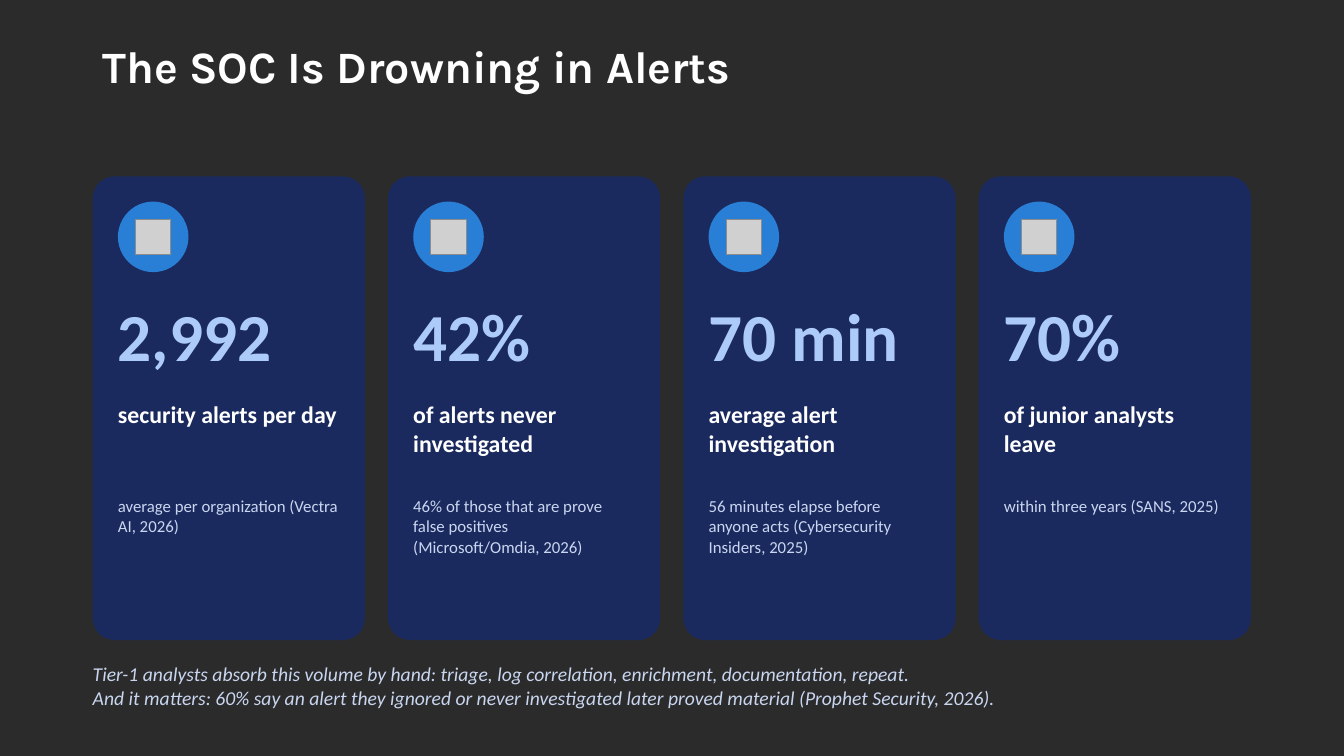
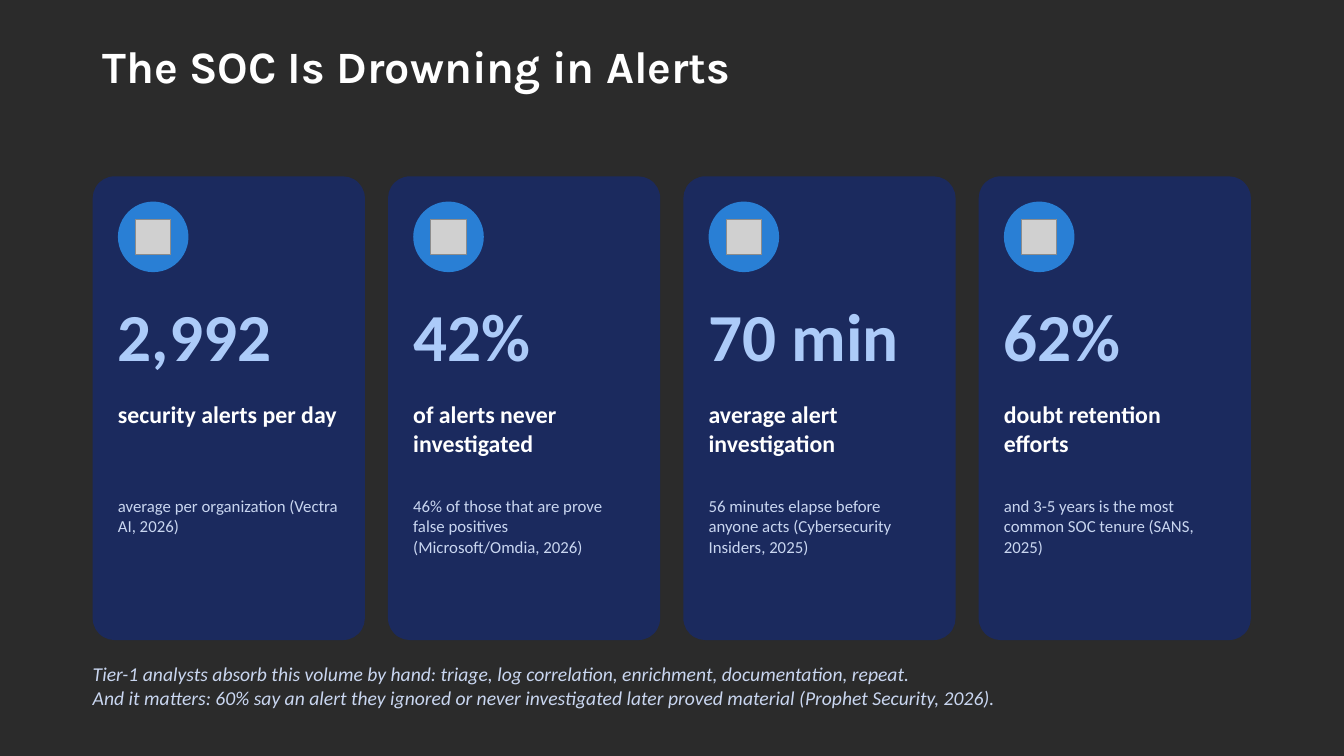
Before and after one commit to rod-trent/MMSMOA, a slide deck: slide 6 of SlideDecks/Empowering SOC Teams - MMS Midway 2026.pptx. Drawn at 1344x756 pixels with LibreOffice and Linux fonts; fonts in the diff are those of the drawing; grey boxes stand for pictures; background and template pictures are left out; a plain dark background stands for a picture behind light text. Boxes give left, top, right and bottom in pixels: in the first picture for what was removed or moved away, otherwise in the second. Text is boxed around its words. In the diff, an @@ line names an element or a change of style, - is before the commit and + after.

```diff
--- a/SlideDecks/Empowering SOC Teams - MMS Midway 2026.pptx
+++ b/SlideDecks/Empowering SOC Teams - MMS Midway 2026.pptx
@@ text at (1004, 314, 1121, 362): text changed @@
-70%
+62%
@@ text at (1004, 406, 1161, 452): text changed @@
-of junior analysts leave
+doubt retention efforts
@@ text at (1004, 500, 1194, 555): text changed @@
-within three years (SANS, 2025)
+and 3-5 years is the most common SOC tenure (SANS, 2025)
```
Also in this commit, not shown: 2 other files.
